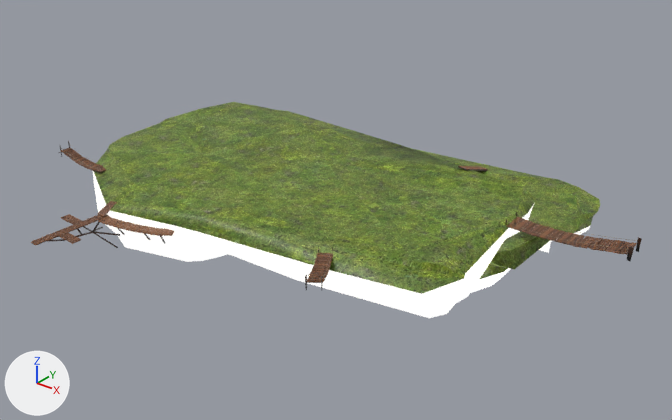
The OBJ model ProyectoFinal/Models/ZonaB/ChinampaB.obj, before and after one commit.
Rendered twice from a 50 mm camera at (349.0, -281.0, 203.0) aimed at (92.0, 39.0, 5.0). Arrows for +X, +Y and +Z are at lower left; the lights stay in place. The first picture is the older version. Where no turn or scale is listed for an object, it has been applied to the vertices. Vertices at exactly the same position are counted once.

Names of what the first picture shows: 'defaultMaterial', 'defaultMaterial.001', 'defaultMaterial.005', 'defaultMaterial.008', 'defaultMaterial.018', 'defaultMaterial.019', 'defaultMaterial.021', 'defaultMaterial.022', 'defaultMaterial.023', 'defaultMaterial.024' and 6 more.
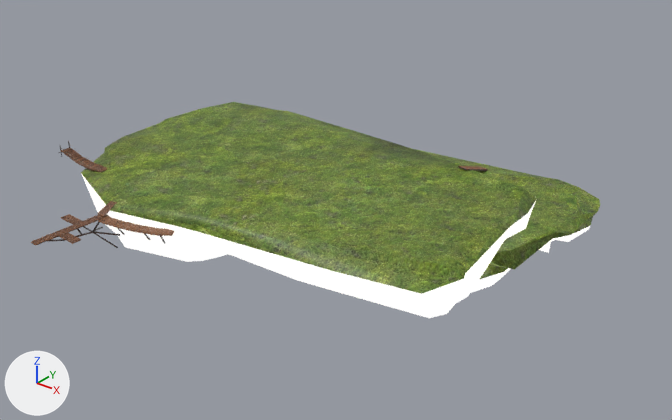
Pixel boxes (x1, y1, x2, y2) of what changed, in the pictures (672 x 420 px; the box of a moved part takes in the faces that stretch with it):
'defaultMaterial.001', reshaped, surface changed: before (94, 102, 535, 294); after (81, 102, 536, 294)
'defaultMaterial', reshaped: before (93, 171, 534, 318); after (81, 173, 537, 318)
'defaultMaterial.023', deleted (brown): before (507, 217, 637, 255)
'defaultMaterial.019', deleted (brown): before (307, 253, 333, 283)
'defaultMaterial.024', deleted: before (505, 212, 642, 261)
'defaultMaterial.022', deleted: before (508, 214, 637, 250)
'defaultMaterial.018', deleted: before (308, 249, 333, 277)
part 1 of me_defaultmaterial, moved or reshaped: before (527, 204, 534, 220); after (526, 199, 537, 227)
part 2 of me_defaultmaterial, moved or reshaped: before (93, 171, 106, 209); after (81, 173, 106, 212)
part 3 of me_defaultmaterial_001, moved or reshaped: before (94, 145, 200, 205); after (81, 145, 200, 205)
part 4 of me_defaultmaterial_001, surface changed: before (94, 102, 535, 294); after (81, 102, 536, 294)

What changed in the scene script:
```text
Change me_defaultmaterial:
    used by ob_defaultmaterial; location = (0.0, 0.0, 0.0)
    remove me_defaultmaterial.from_pydata(...)  # 154 vertices, 274 faces; spans x -58.0..180.0, y -35.0..120.0, z -20.0..10.0
    add me_defaultmaterial.from_pydata(...)  # 154 vertices, 274 faces; spans x -58.0..180.0, y -35.0..121.0, z -20.0..10.0
    me_defaultmaterial part 1
    me_defaultmaterial.vertices[21].co: (165.0, 108.0, 6.0) -> (165.0, 109.0, 7.0)  # pixel (536, 199) -> pixel (537, 197)
    me_defaultmaterial.vertices[147].co: (76.0, 120.0, 8.0) -> (76.0, 121.0, 8.0)  # not seen -> pixel (404, 147)
    me_defaultmaterial.vertices[150].co: (115.0, 108.0, 9.0) -> (135.0, 114.0, 9.0)  # not seen -> pixel (490, 176)
    me_defaultmaterial part 2
    me_defaultmaterial.vertices[61].co: (-36.0, -7.0, 8.0) -> (-36.0, -15.0, 8.0)  # not seen -> pixel (80, 172)
Change me_defaultmaterial_001:
    used by ob_defaultmaterial_001; location = (0.0, 0.0, 0.0)
    remove me_defaultmaterial_001.from_pydata(...)  # 62 vertices, 96 faces; spans x -58.0..180.0, y -34.0..120.0, z 6.0..14.0
    add me_defaultmaterial_001.from_pydata(...)  # 62 vertices, 96 faces; spans x -58.0..180.0, y -34.0..120.0, z 7.0..14.0
    me_defaultmaterial_001 part 3
    me_defaultmaterial_001.vertices[0].co: (-36.0, -7.0, 8.0) -> (-36.0, -15.0, 8.0)  # not seen -> pixel (80, 172)
    me_defaultmaterial_001.vertices[1].co: (-38.0, 4.0, 12.0) -> (-38.0, 2.0, 9.0)  # pixel (106, 153) -> pixel (103, 159)
    me_defaultmaterial_001.vertices[3].co: (-47.0, 14.0, 11.0) -> (-47.0, 11.0, 11.0)  # pixel (108, 146) -> pixel (104, 147)
    me_defaultmaterial_001.vertices[5].co: (-35.0, 5.0, 13.0) -> (-35.0, 5.0, 11.0)  # pixel (109, 153) -> pixel (110, 156)
    me_defaultmaterial_001 part 4: texture (UV) coordinates of 96 of 96 faces, centred in x -57.0..175.0, y -31.0..120.0, z 8.0..13.0, changed; they spanned u 0.0..1.0, v 0.0..0.97 and now span u 0.0..0.72, v 0.0..1.0
    other edits to the shape of me_defaultmaterial_001 do not show in these pictures
Remove ob_defaultmaterial_018:
    ob_defaultmaterial_018 = bpy.data.objects.new('defaultMaterial.018', me_defaultmaterial_018)
    ob_defaultmaterial_018.location = (0.0, 0.0, 0.0)
Remove ob_defaultmaterial_019:
    ob_defaultmaterial_019 = bpy.data.objects.new('defaultMaterial.019', me_defaultmaterial_019)
    ob_defaultmaterial_019.location = (0.0, 0.0, 0.0)
Remove ob_defaultmaterial_021:
    ob_defaultmaterial_021 = bpy.data.objects.new('defaultMaterial.021', me_defaultmaterial_021)
    ob_defaultmaterial_021.location = (0.0, 0.0, 0.0)
Remove ob_defaultmaterial_022:
    ob_defaultmaterial_022 = bpy.data.objects.new('defaultMaterial.022', me_defaultmaterial_022)
    ob_defaultmaterial_022.location = (0.0, 0.0, 0.0)
Remove ob_defaultmaterial_023:
    ob_defaultmaterial_023 = bpy.data.objects.new('defaultMaterial.023', me_defaultmaterial_023)
    ob_defaultmaterial_023.location = (0.0, 0.0, 0.0)
Remove ob_defaultmaterial_024:
    ob_defaultmaterial_024 = bpy.data.objects.new('defaultMaterial.024', me_defaultmaterial_024)
    ob_defaultmaterial_024.location = (0.0, 0.0, 0.0)
```
